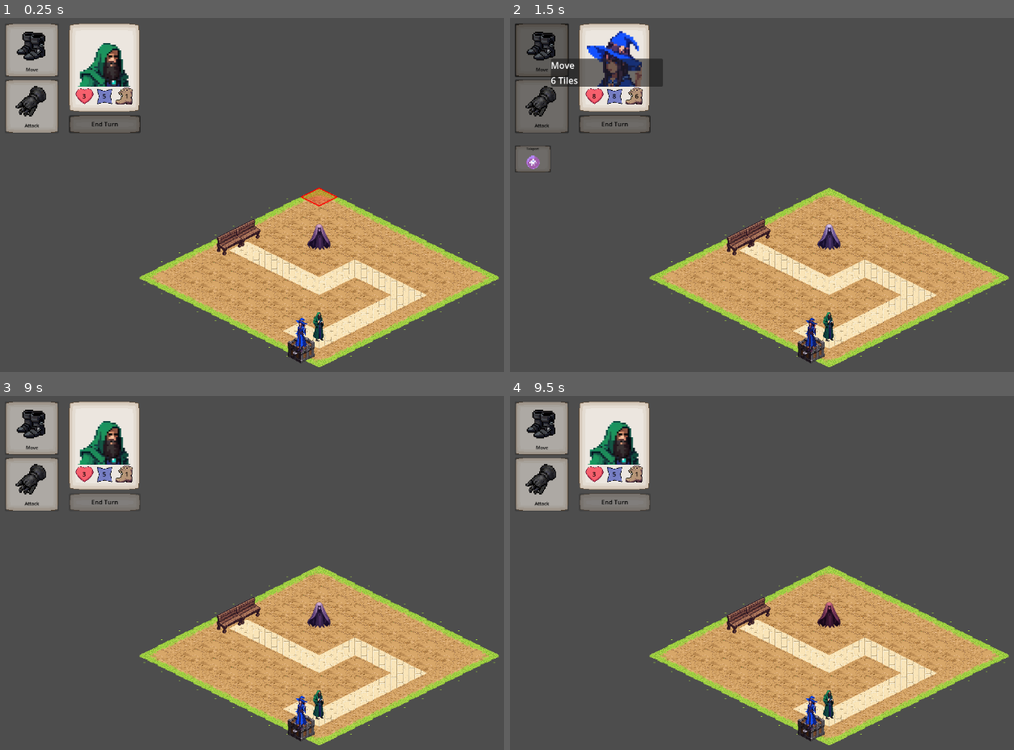
Above: before the commit, frames 1-4 (two rows, left to right).
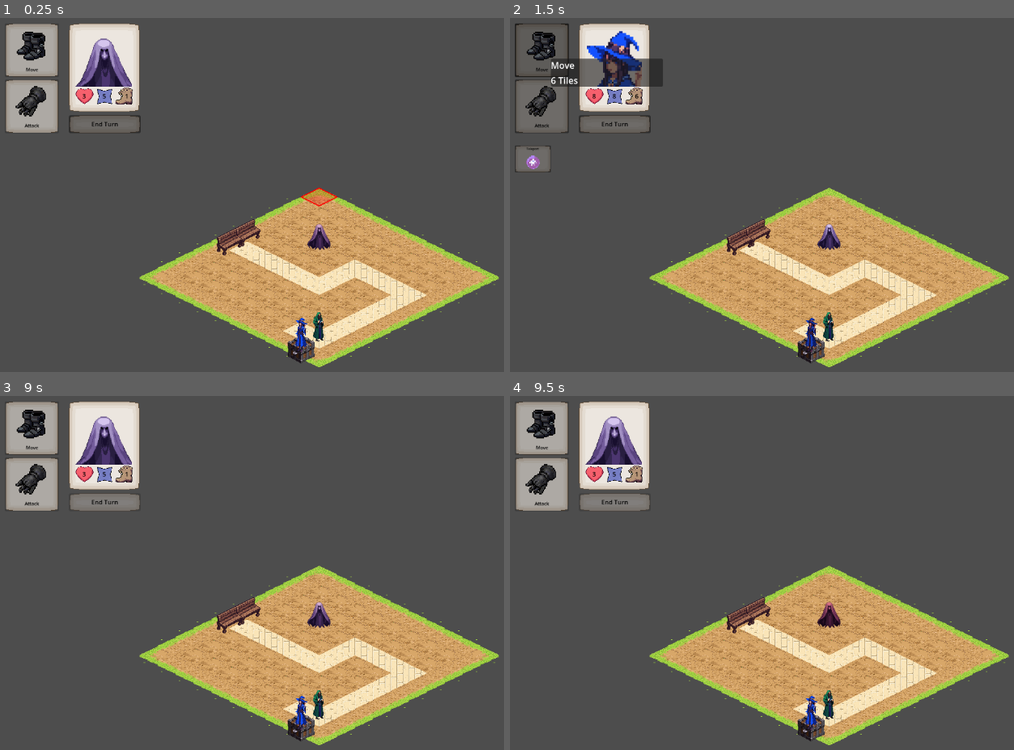
Above: after the commit, the same moments.

Repository: thesackofeyes/Spooks
Game: Godot game, scene res://Scenes/main.tscn
Two runs of this game, one before a commit and one after it. Both use one fixed random seed, a clock stepped at 60 frames per second and the inputs below.
Inputs:
- Up to frame 1 (0.25 s): no input
- Up to frame 2 (1.5 s): click "End Turn" at 0.5 s; click "Move" at 1.25 s
- Up to frame 3 (9 s): click "Attack" at 2 s; click "Teleport" at 2.75 s; click "End Turn" at 3.5 s; click "Teleport" at 4.25 s; click "Widdershins Strike" at 5 s; click "Move" at 5.75 s; click "Attack" at 6.5 s; click "Teleport" at 7.25 s; click "Widdershins Strike" at 8 s; click "End Turn" at 8.75 s
- Up to frame 4 (9.5 s): no input

The runs differ from the first frame. In frame 1, 0.9% of the frame differs, in the area x 14-27%, y 5-20%; in frame 2, nothing differs; in frame 3, 0.9%; in frame 4, 0.9%.

Commit message:
Update Enemy Tileset pointer

Diff:
--- a/Assets/savegame.tres
+++ b/Assets/savegame.tres
@@ -38,6 +38,7 @@
 script = ExtResource("4_gkk6g")
 sprite = ExtResource("8_4w2nr")
 sprite_scale = 0.4
+hero_sprite_x = 2
 start_position = Vector2i(6, 6)
 unit_class = "Ghost"
 unit_subclass = "Small"
--- a/Units/Enemies/ghost.tres
+++ b/Units/Enemies/ghost.tres
@@ -8,6 +8,7 @@
 script = ExtResource("2_awabd")
 sprite = ExtResource("3_awabd")
 sprite_scale = 0.4
+hero_sprite_x = 2
 start_position = Vector2i(6, 6)
 unit_class = "Ghost"
 unit_subclass = "Small"
Binary file changed: Assets/Characters/character portraits.png
